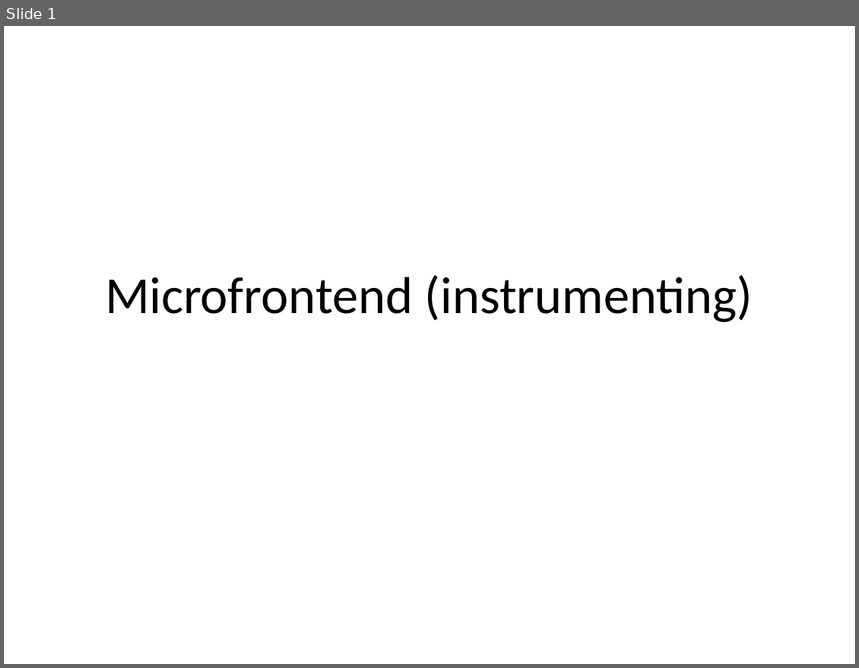
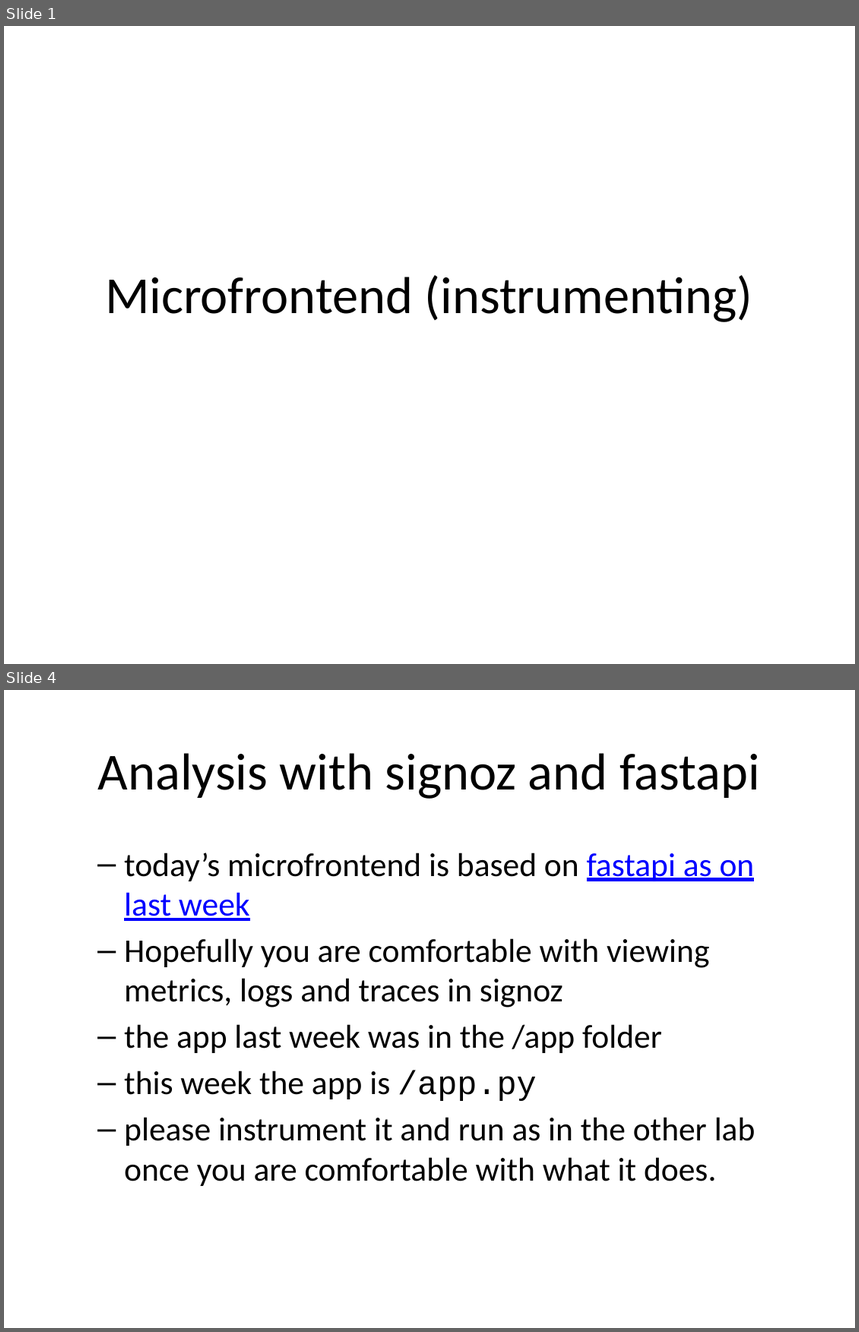
Before and after one commit to rhildred/INFO8985, a slide deck: microfrontend_instrumenting/slides.pptx. Shown one above the other, each under a label of ours: slide 1 before the commit, slides 1 and 4 after it; the slides between them are not shown. The pictures are 859x668 and 859x1332 pixels, drawn with LibreOffice and Linux fonts; fonts in the diff are those of the drawing. Boxes give left, top, right and bottom in pixels: in the first picture for what was removed or moved away, otherwise in the second. Text is boxed around its words. In the diff, an @@ line names an element or a change of style, - is before the commit and + after.

```diff
--- a/microfrontend_instrumenting/slides.pptx
+++ b/microfrontend_instrumenting/slides.pptx
@@ slide 4 added at (x1=4, y1=690, x2=855, y2=1328), background #FFFFFF @@
@@ title added at (x1=98, y1=753, x2=760, y2=799), 44 pt, text #000000 @@
+Analysis with signoz and fastapi
@@ text added at (x1=124, y1=853, x2=756, y2=1186), 28 pt, text #000000 @@
+  – today’s microfrontend is based on fastapi as on last week
+  – Hopefully you are comfortable with viewing metrics, logs and traces in signoz
+  – the app last week was in the /app folder
+  – this week the app is /app.py
+  – please instrument it and run as in the other lab once you are comfortable with what it does.
```
Also in this commit, not shown: 1 slide changed, 5 other slides added, 13 other files.
